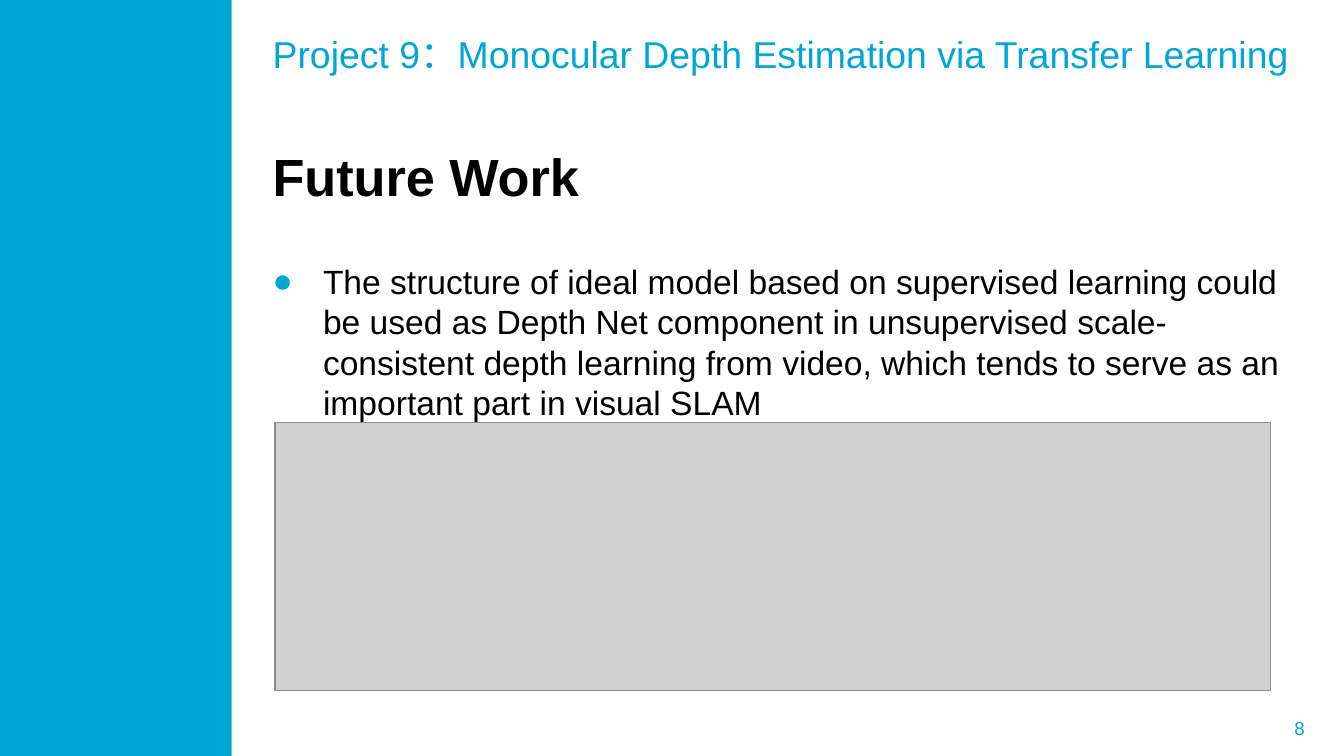
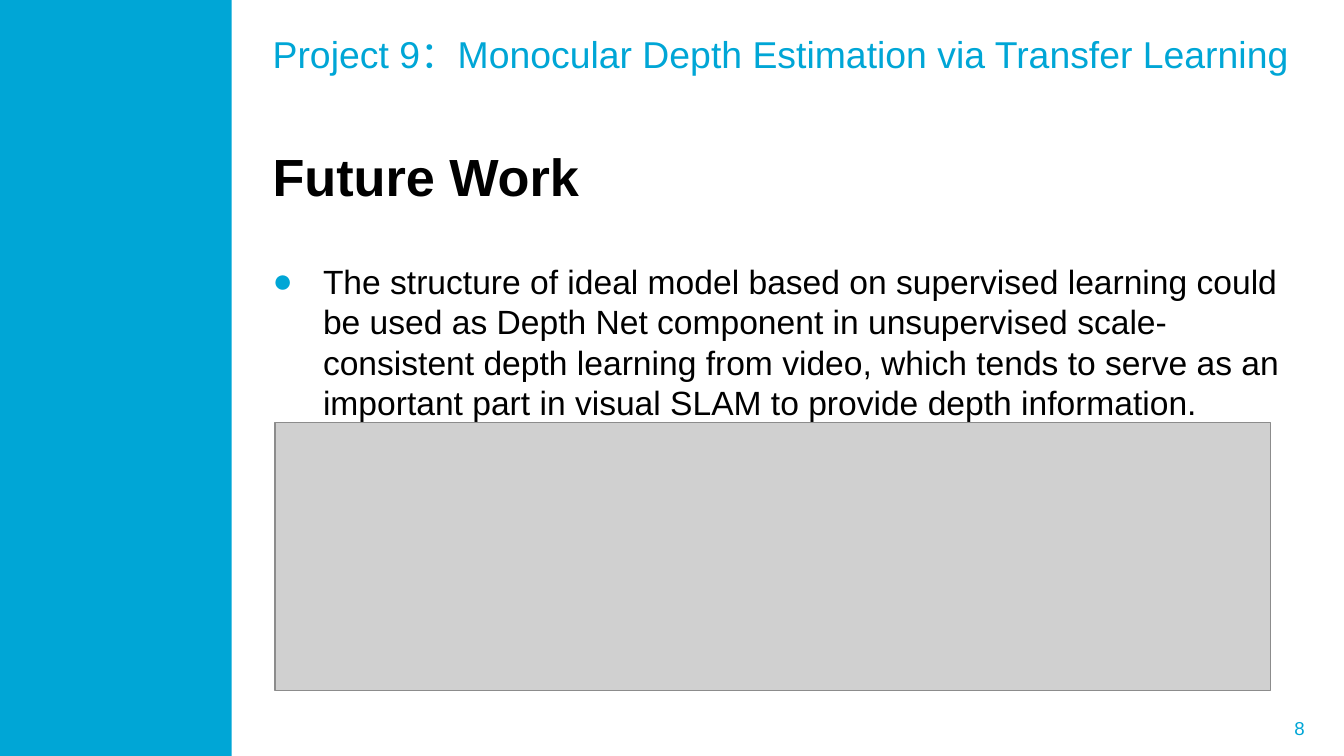
Before and after one commit to siyuanwu99/IEEE-RAS-slam-winter-school-project-9, a slide deck: slide 8 of Proj 9 Presentation.pptx. Drawn at 1344x756 pixels with LibreOffice and Linux fonts; fonts in the diff are those of the drawing; grey boxes stand for pictures; background and template pictures are left out. Boxes give left, top, right and bottom in pixels: in the first picture for what was removed or moved away, otherwise in the second. Text is boxed around its words. In the diff, an @@ line names an element or a change of style, - is before the commit and + after.

Commit message:
Add files via upload
Presentation Slides

```diff
--- a/Proj 9 Presentation.pptx
+++ b/Proj 9 Presentation.pptx
@@ text at box(323, 269, 1278, 421): text changed @@
-● The structure of ideal model based on supervised learning could be used as Depth Net component in unsupervised scale-consistent depth learning from video, which tends to serve as an important part in visual SLAM
+● The structure of ideal model based on supervised learning could be used as Depth Net component in unsupervised scale-consistent depth learning from video, which tends to serve as an important part in visual SLAM to provide depth information.
```
